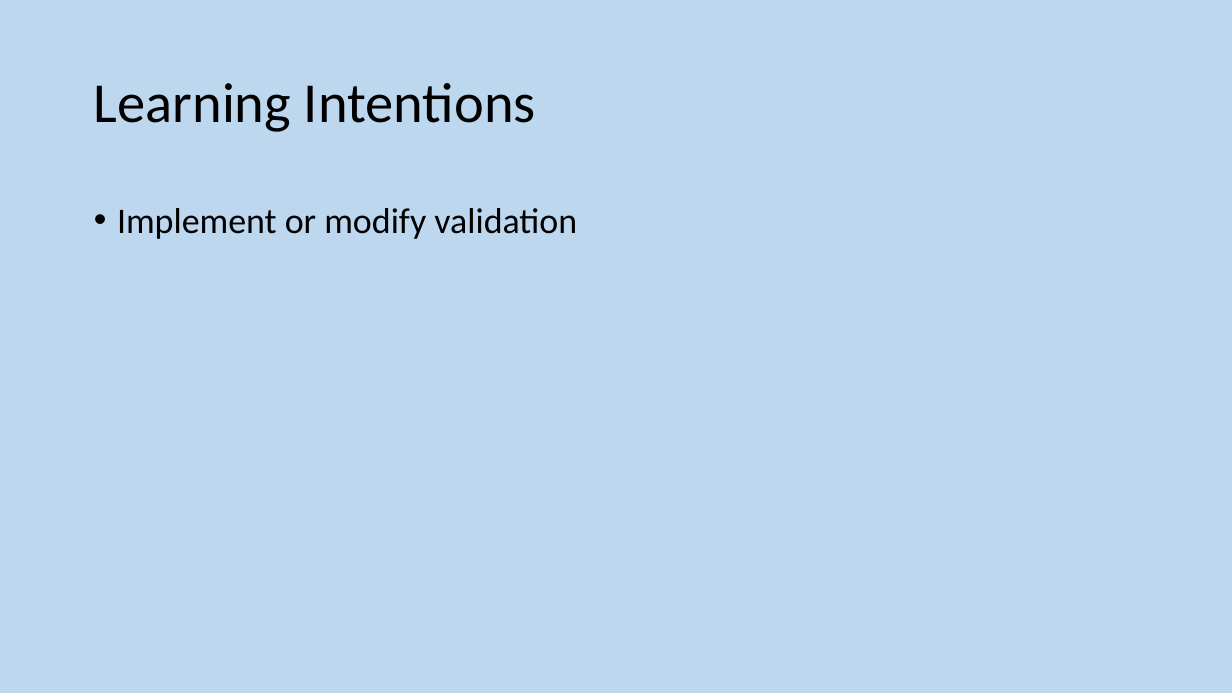
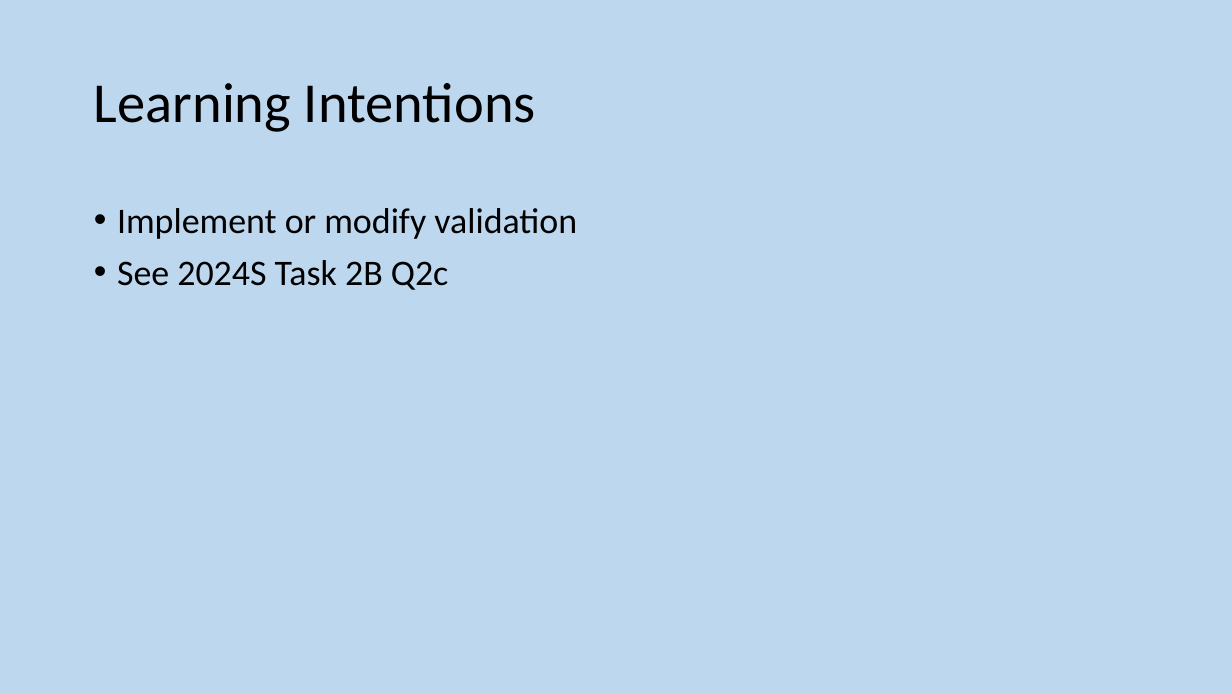
Before and after one commit to MrFriendCS/MrFriendCS.github.io, a slide deck: slide 118 of n5/ddd/N5 CS DDD Slides.pptx. Drawn at 1232x693 pixels with LibreOffice and Linux fonts; fonts in the diff are those of the drawing. Boxes give left, top, right and bottom in pixels: in the first picture for what was removed or moved away, otherwise in the second. Text is boxed around its words. In the diff, an @@ line names an element or a change of style, - is before the commit and + after.

```diff
--- a/n5/ddd/N5 CS DDD Slides.pptx
+++ b/n5/ddd/N5 CS DDD Slides.pptx
@@ text at (117, 260, 448, 290): paragraph added @@
+• See 2024S Task 2B Q2c
```
Also in this commit, not shown: 5 other files.
